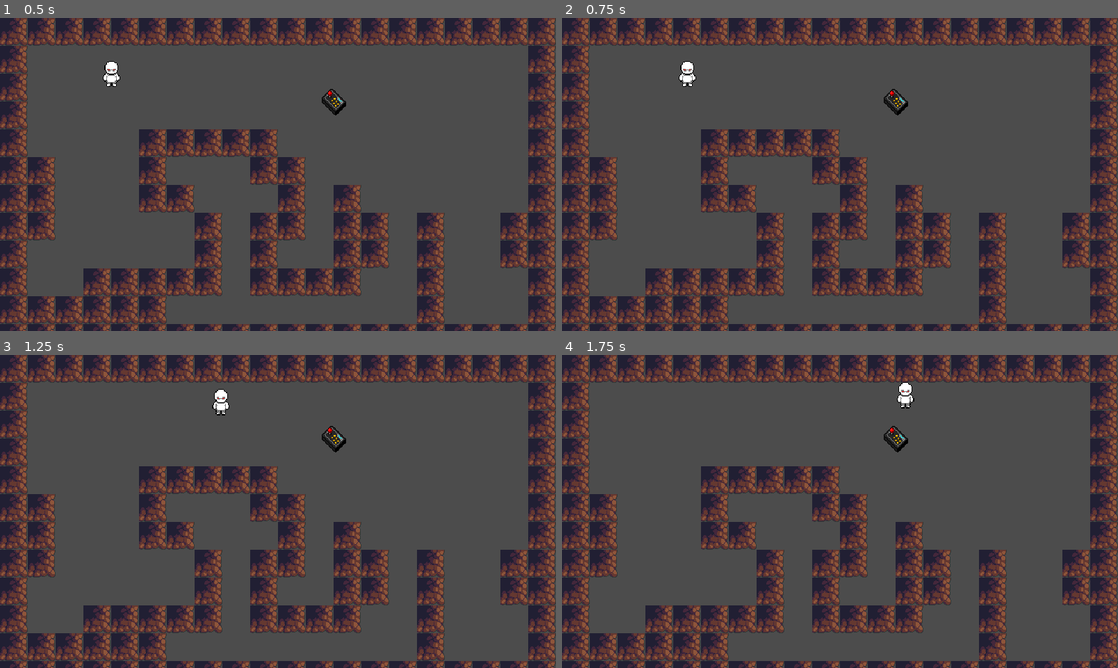
Above: before the commit, frames 1-4 (two rows, left to right).
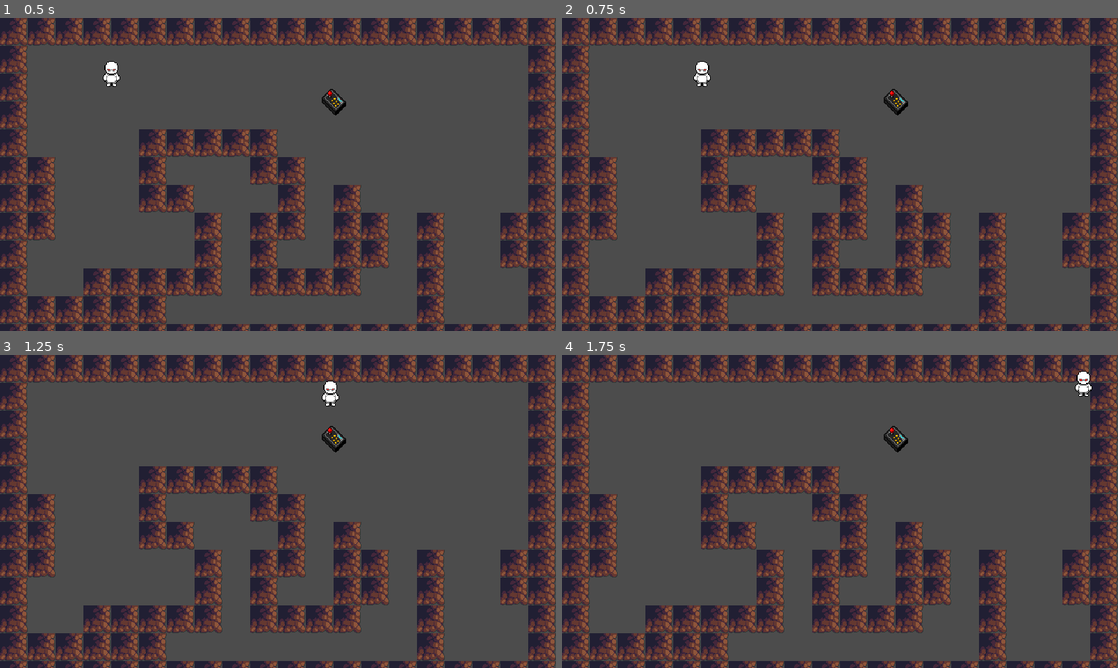
Above: after the commit, the same moments.

Repository: meowKen/LD49-GAME-GODOT
Game: Godot game, scene res://Scenes/Levels/topdown.tscn
Two runs of this game, one before a commit and one after it. Both use one fixed random seed, a clock stepped at 60 frames per second and the inputs below.
Inputs (mouse positions are in pixels of both pictures, inside the frame that each line leads up to):
- Up to frame 1 (0.5 s): no input
- Up to frame 2 (0.75 s): tap Enter at 0.5 s; move the mouse to (962, 158) at 0.52 s; hold Right (ui_right) from 0.53 s (still down); tap X (ui_drop_item, bound only after the commit) at 0.6 s; click (962, 158) at 0.67 s
- Up to frame 3 (1.25 s): keep holding Right (ui_right); tap Up (ui_up) at 0.77 s
- Up to frame 4 (1.75 s): keep holding Right (ui_right); move the mouse to (728, 527) at 1.27 s; tap X (ui_drop_item, bound only after the commit) at 1.35 s; click (728, 527) at 1.42 s; tap Up (ui_up) at 1.52 s

Frame 1 is identical in both runs. In frame 2, 0.4% of the frame differs, in the area x 21-27%, y 13-22%; in frame 3, 0.4%, in the area x 38-61%, y 8-20%; in frame 4, 0.4%.

Commit message:
feature: Implement pickup item

Diff:
--- a/Scenes/Levels/PickItemTestScene.tscn
+++ b/Scenes/Levels/PickItemTestScene.tscn
@@ -6,7 +6,8 @@
 [node name="PickItemTestScene" type="Node"]
 
 [node name="EmitGreen" parent="." instance=ExtResource( 1 )]
-position = Vector2( 64, 192 )
-z_index = 1
+position = Vector2( 30.216, 140.525 )
 
 [node name="Extinguisher" parent="." instance=ExtResource( 2 )]
+
+[connection signal="pick_me_up" from="Extinguisher" to="EmitGreen" method="_on_Extinguisher_pick_me_up"]
--- a/Scenes/Objects/Extinguisher.tscn
+++ b/Scenes/Objects/Extinguisher.tscn
@@ -1,13 +1,15 @@
-[gd_scene load_steps=3 format=2]
+[gd_scene load_steps=4 format=2]
 
 [ext_resource path="res://Sprites/Items/Stick.png" type="Texture" id=1]
+[ext_resource path="res://Scripts/Items/Extinguisher.gd" type="Script" id=2]
 
 [sub_resource type="CircleShape2D" id=1]
-radius = 16.0
+radius = 48.0
 
 [node name="Extinguisher" type="Sprite"]
 position = Vector2( 257, 256 )
 texture = ExtResource( 1 )
+script = ExtResource( 2 )
 __meta__ = {
 "_edit_group_": true
 }
@@ -16,3 +18,6 @@
 
 [node name="CollisionShape2D" type="CollisionShape2D" parent="Area2D"]
 shape = SubResource( 1 )
+
+[connection signal="body_entered" from="Area2D" to="." method="_on_Area2D_body_entered"]
+[connection signal="body_exited" from="Area2D" to="." method="_on_Area2D_body_exited"]
--- a/Scenes/Objects/emit_green_character.tscn
+++ b/Scenes/Objects/emit_green_character.tscn
@@ -25,7 +25,8 @@
 radius = 32.0
 
 [node name="EmitGreen" type="KinematicBody2D"]
-position = Vector2( 0, 91.0248 )
+position = Vector2( -127.376, 148.987 )
+z_index = 1
 script = ExtResource( 5 )
 __meta__ = {
 "_edit_group_": true
--- /dev/null
+++ b/Scripts/Items/Extinguisher.gd
@@ -0,0 +1,30 @@
+extends Sprite
+
+# Declare member variables here. Examples:
+# var a = 2
+# var b = "text"
+signal pick_me_up
+
+var player_in_range = false
+# Called when the node enters the scene tree for the first time.
+func _ready():
+	pass # Replace with function body.
+
+
+# Called every frame. 'delta' is the elapsed time since the previous frame.
+func _process(delta):
+	if (Input.is_mouse_button_pressed(1)
+	and _pointer_is_on_sprite()
+	and player_in_range):
+		emit_signal("pick_me_up", self)
+	pass
+
+
+func _on_Area2D_body_entered(body):
+	player_in_range = true
+
+func _on_Area2D_body_exited(body):
+	player_in_range = false
+
+func _pointer_is_on_sprite():
+	return get_rect().has_point(get_local_mouse_position())
--- a/Scripts/Movement/TopDownMovement.gd
+++ b/Scripts/Movement/TopDownMovement.gd
@@ -2,7 +2,7 @@
 extends KinematicBody2D
 
 const FLOOR_NORMAL = Vector2(0, -1)
-const MAX_SPEED = 300
+const MAX_SPEED = 600
 const ACCELERATION = 0.05
 const FRICTION = 0.1
 const JUMP_HEIGHT = 700
@@ -12,24 +12,28 @@
 var motion = Vector2()
 var x_axis = 0
 var y_axis = 0
+var handled_item
 
 func _process(delta):
 	if _context != null and _animation != null:
-		print(_context["global_id"])
 		if abs(motion.x) < 10 and abs(motion.y) < 10:
 			_animation.play("idle")
 		elif motion.y > 0:
 			_animation.play("down")
 
 func _physics_process(delta):
-
-	# check horizontal input
+	# check inputs
 	var right = int(Input.is_action_pressed("ui_right"))
 	var left = int(Input.is_action_pressed("ui_left"))
-
 	var up = int(Input.is_action_pressed("ui_up"))
 	var down = int(Input.is_action_pressed("ui_down"))
+	var drop_item = int(Input.is_action_just_pressed("ui_drop_item"))
 
+	# Drop item if necessary
+	if drop_item:
+		handled_item = null
+
+	# Compute axises
 	x_axis = right - left
 	y_axis = down - up
 
@@ -46,3 +50,11 @@
 		motion.y = lerp(motion.y, MAX_SPEED * y_axis, ACCELERATION)
 
 	motion = move_and_slide(motion)
+
+	if handled_item != null:
+		var item_pos = self.position + Vector2(16, 16)
+		handled_item.set_position(item_pos)
+
+func _on_Extinguisher_pick_me_up(item):
+	print("J'ai pris l'extincteur")
+	handled_item = item
--- a/project.godot
+++ b/project.godot
@@ -66,6 +66,11 @@
 , Object(InputEventKey,"resource_local_to_scene":false,"resource_name":"","device":0,"alt":false,"shift":false,"control":false,"meta":false,"command":false,"pressed":false,"scancode":83,"unicode":0,"echo":false,"script":null)
  ]
 }
+ui_drop_item={
+"deadzone": 0.5,
+"events": [ Object(InputEventKey,"resource_local_to_scene":false,"resource_name":"","device":0,"alt":false,"shift":false,"control":false,"meta":false,"command":false,"pressed":false,"scancode":88,"unicode":0,"echo":false,"script":null)
+ ]
+}
 
 [physics]
 
